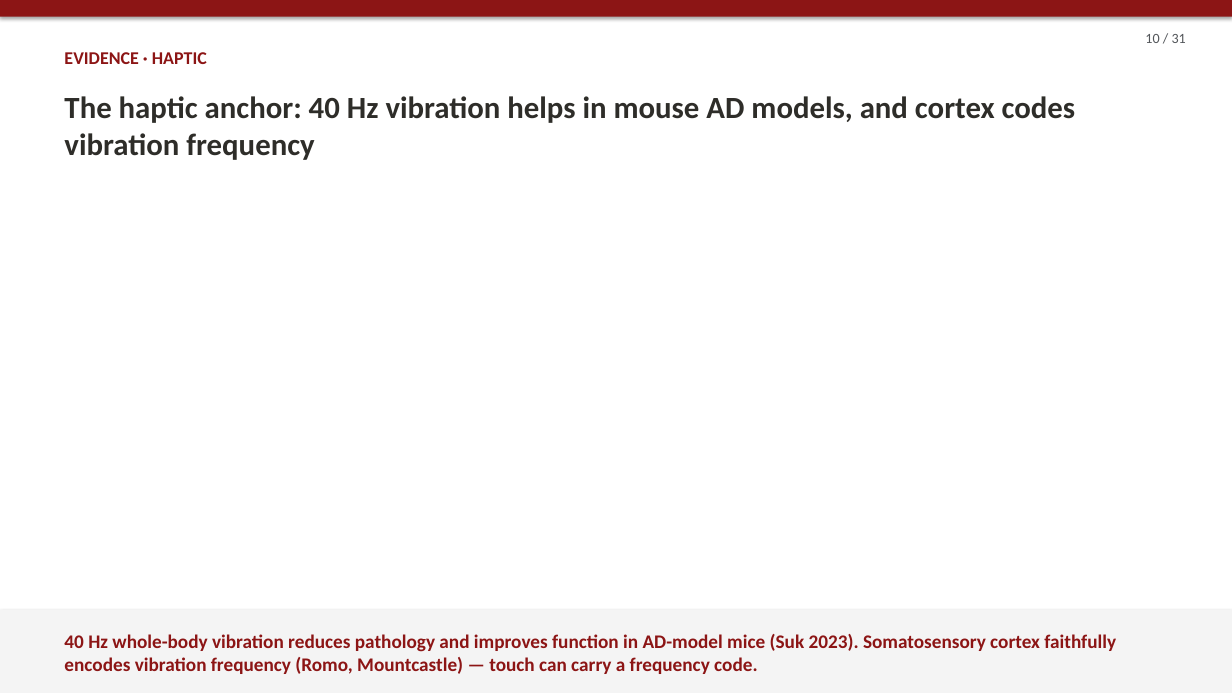
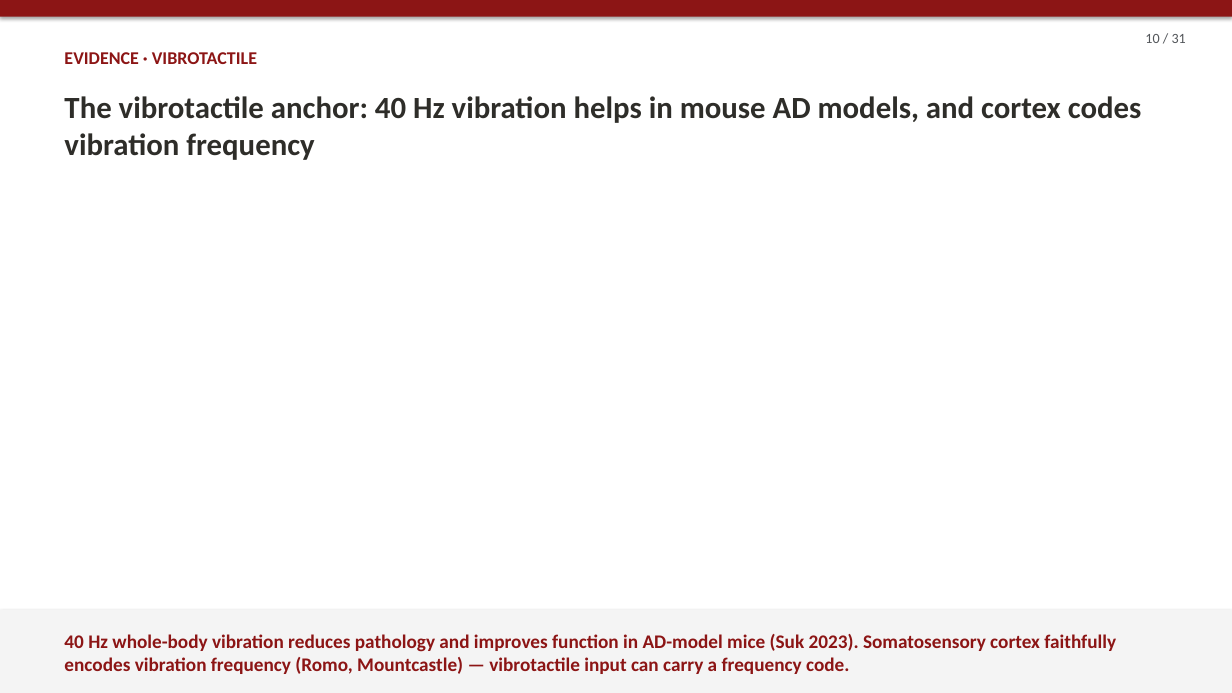
Before and after one commit to wehabit/hpaticmousebuzsakilab, a slide deck: slide 10 of presentation/haptic_brain_talk.pptx. Drawn at 1232x693 pixels with LibreOffice and Linux fonts; fonts in the diff are those of the drawing. Boxes give left, top, right and bottom in pixels: in the first picture for what was removed or moved away, otherwise in the second. Text is boxed around its words. In the diff, an @@ line names an element or a change of style, - is before the commit and + after.

```diff
--- a/presentation/haptic_brain_talk.pptx
+++ b/presentation/haptic_brain_talk.pptx
@@ text at bbox=[64, 52, 257, 64]: text changed @@
-EVIDENCE · HAPTIC
+EVIDENCE · VIBROTACTILE
@@ text at bbox=[64, 96, 1142, 160]: text changed @@
-The haptic anchor: 40 Hz vibration helps in mouse AD models, and cortex codes vibration frequency
+The vibrotactile anchor: 40 Hz vibration helps in mouse AD models, and cortex codes vibration frequency
@@ text at bbox=[64, 634, 1116, 674]: text changed @@
-40 Hz whole-body vibration reduces pathology and improves function in AD-model mice (Suk 2023). Somatosensory cortex faithfully encodes vibration frequency (Romo, Mountcastle) — touch can carry a frequency code.
+40 Hz whole-body vibration reduces pathology and improves function in AD-model mice (Suk 2023). Somatosensory cortex faithfully encodes vibration frequency (Romo, Mountcastle) — vibrotactile input can carry a frequency code.
```
Also in this commit, not shown: 7 other slides changed, 2 other files.
